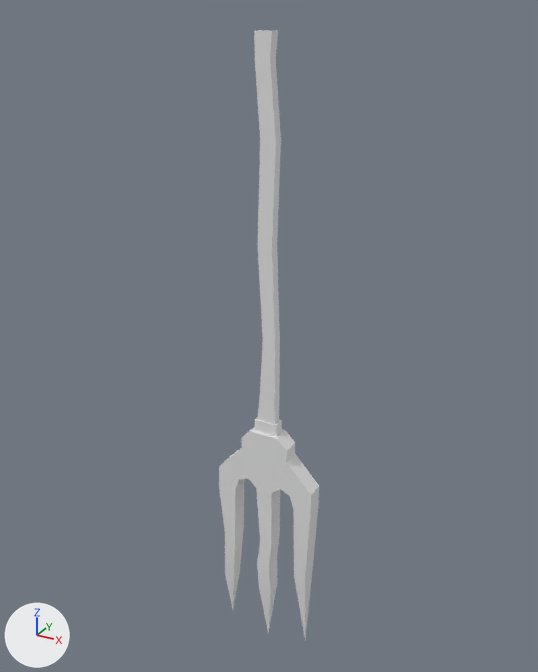
Two versions of the FBX model BogeyMan/Assets/Art/Environnement/Props/Meshes/SM_HayShovel.fbx, one commit apart.
The view is the same before and after, from a camera (50 mm lens) standing at (0.25, -0.453, 0.525) and looking at (-0.006, 0.014, 0.292). The lights are fixed; the arrows at lower left show +X, +Y and +Z. Where no turn or scale is listed for an object, it has been applied to the vertices.

The first picture shows 'SM_HayShovel'.
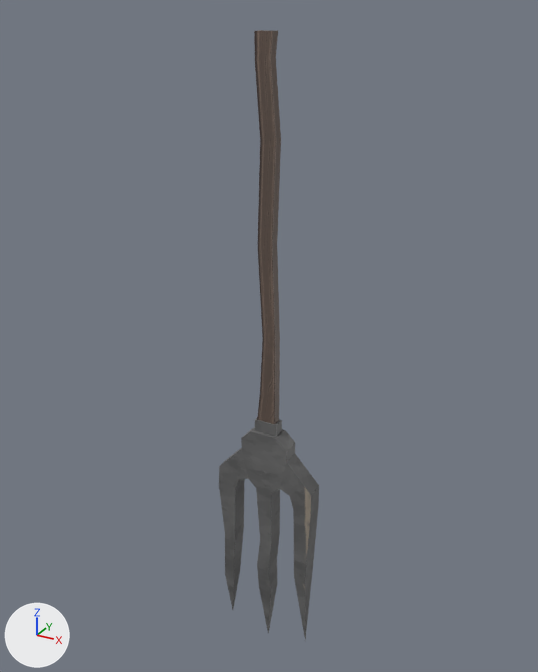
Changed parts and their boxes [x1, y1, x2, y2] in the pictures (538 x 672 px):
'SM_HayShovel', recoloured
    both: [219, 30, 319, 639]

Diff of the bpy script that builds the scene:
```diff
--- a/BogeyMan/Assets/Art/Environnement/Props/Meshes/SM_HayShovel.fbx.py
+++ b/BogeyMan/Assets/Art/Environnement/Props/Meshes/SM_HayShovel.fbx.py
@@ img_defaultmaterial_base_color_png @@
+img_defaultmaterial_base_color_png = load_image('DefaultMaterial_Base_color.png', '../../Textures/PropsTex/Trimsheet/DefaultMaterial_Base_color.png', 2048, 2048, 'sRGB')
@@ mat_material__25 @@
+mat_material__25 = principled_material('Material #25')
+mat_material__25.texture = img_defaultmaterial_base_color_png
@@ me_mesh @@
 me_mesh.from_pydata(...)  # 103 vertices, 198 faces; spans x -0.043..0.043, y -0.007..0.007, z 0.0..0.512
+me_mesh.materials.append(mat_material__25)  # picture img_defaultmaterial_base_color_png
```
